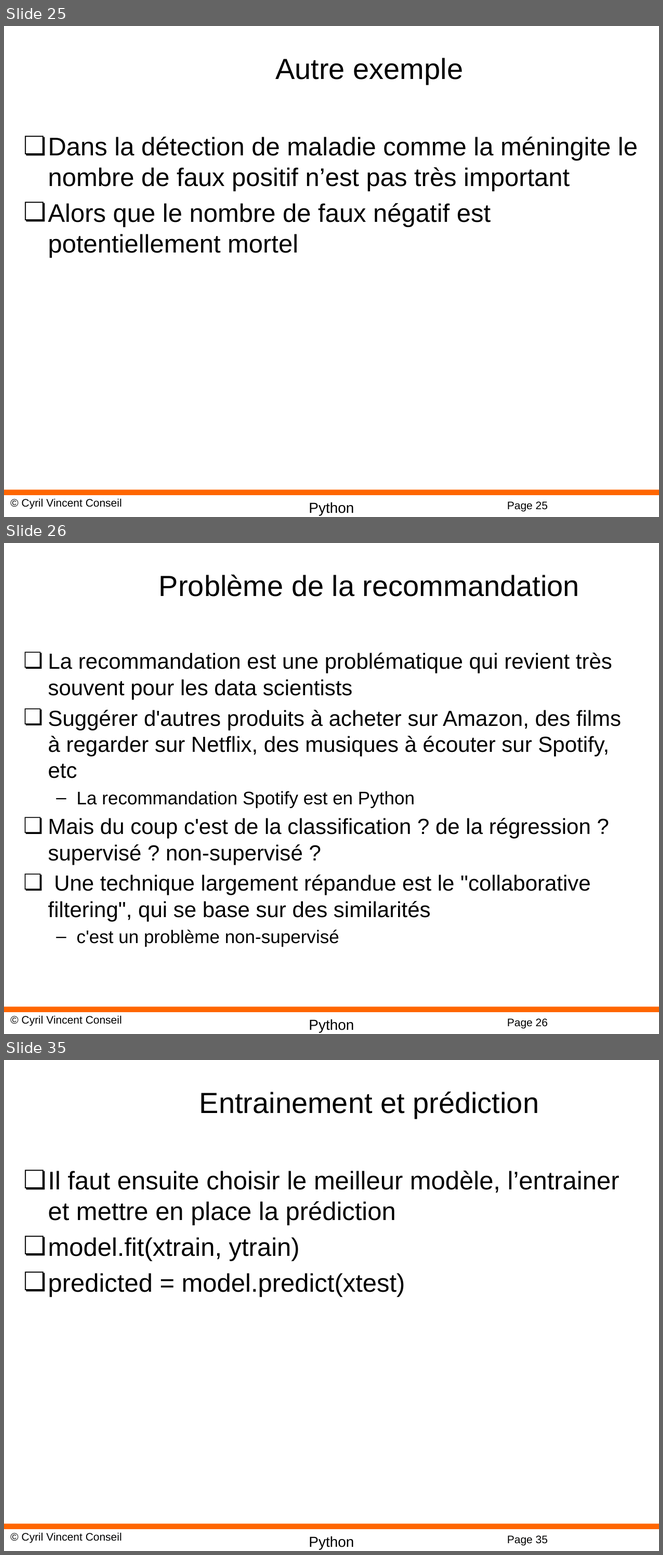
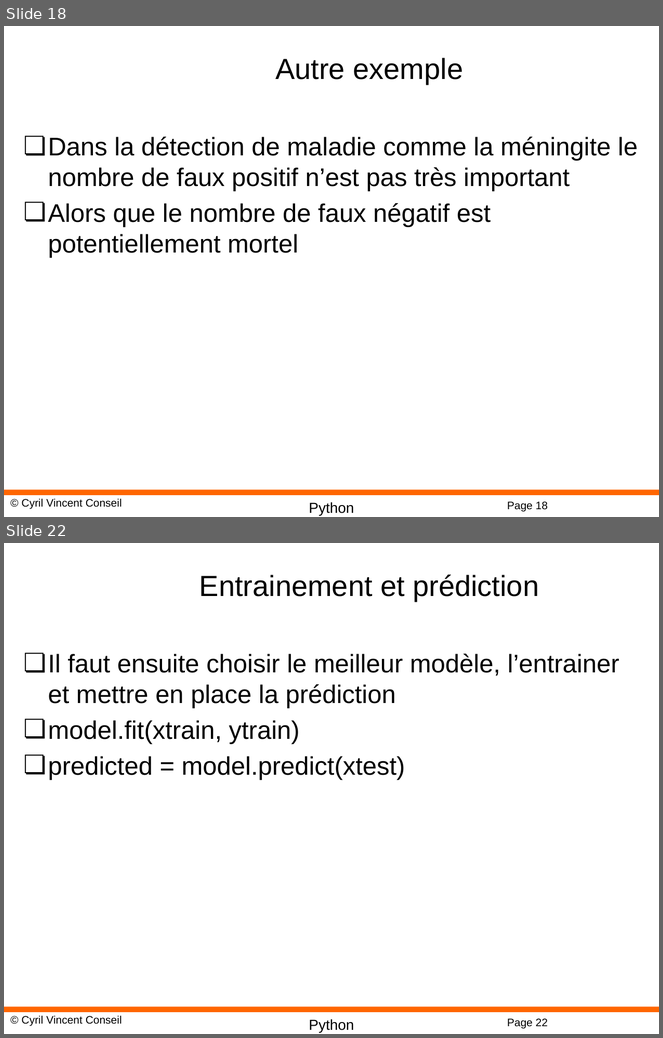
Before and after one commit to cyrilvincent/math, a slide deck: ppt/PythonMath12-ScikitLearn.pptx. Shown one above the other, each under a label of ours: slides 25, 26 and 35 before the commit, slides 18 and 22 after it; the slides between them are not shown. The pictures are 663x1555 and 663x1038 pixels, drawn with LibreOffice and Linux fonts; fonts in the diff are those of the drawing; background and template pictures are left out. Boxes give left, top, right and bottom in pixels: in the first picture for what was removed or moved away, otherwise in the second. Text is boxed around its words. In the diff, an @@ line names an element or a change of style, - is before the commit and + after.

```diff
--- a/ppt/PythonMath12-ScikitLearn.pptx
+++ b/ppt/PythonMath12-ScikitLearn.pptx
@@ slide 26 removed at bbox=[4, 543, 659, 1034], background #FFFFFF; not listed: 4 template elements that a slide beside it also shows @@
@@ title removed at bbox=[159, 574, 580, 597] @@
-Problème de la recommandation
@@ text removed at bbox=[48, 653, 621, 947] @@
-❏ La recommandation est une problématique qui revient très souvent pour les data scientists
-❏ Suggérer d'autres produits à acheter sur Amazon, des films à regarder sur Netflix, des musiques à écouter sur Spotify, etc
-  – La recommandation Spotify est en Python
-❏ Mais du coup c'est de la classification ? de la régression ? supervisé ? non-supervisé ?
-❏ Une technique largement répandue est le "collaborative filtering", qui se base sur des similarités
-  – c'est un problème non-supervisé
@@ what was slide 25 is now slide 18 @@
@@ page number at bbox=[507, 502, 548, 512]: text changed @@
-Page 25
+Page 18
@@ what was slide 35 is now slide 22 @@
@@ page number at bbox=[507, 1019, 548, 1029]: text changed @@
-Page 35
+Page 22
```
Also in this commit, not shown: 1 slide changed, 17 other slides removed, 3 other files.
